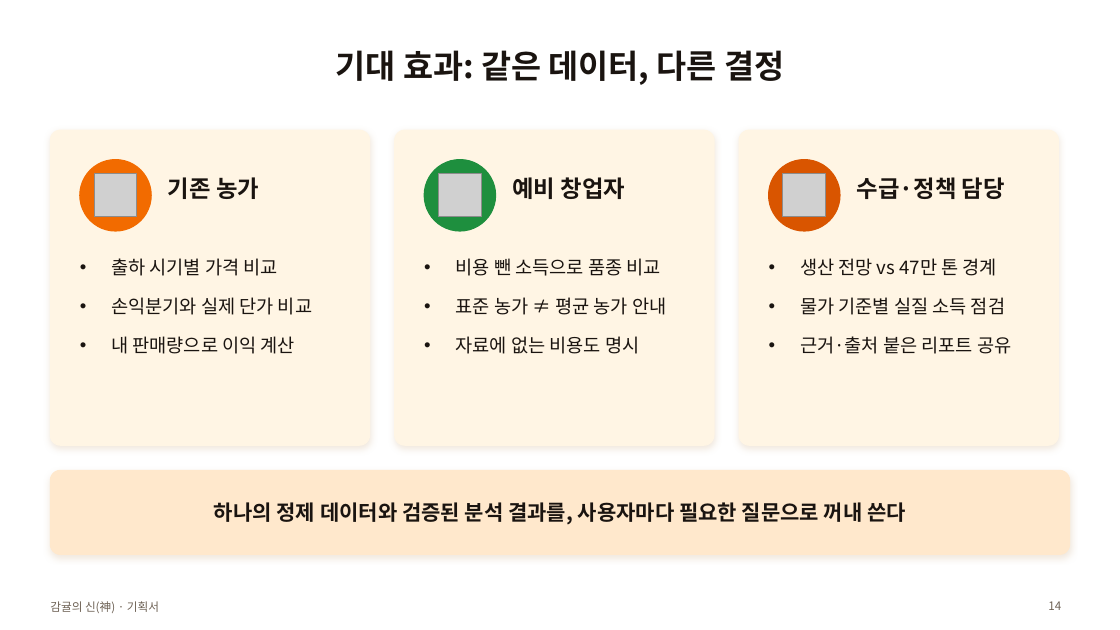
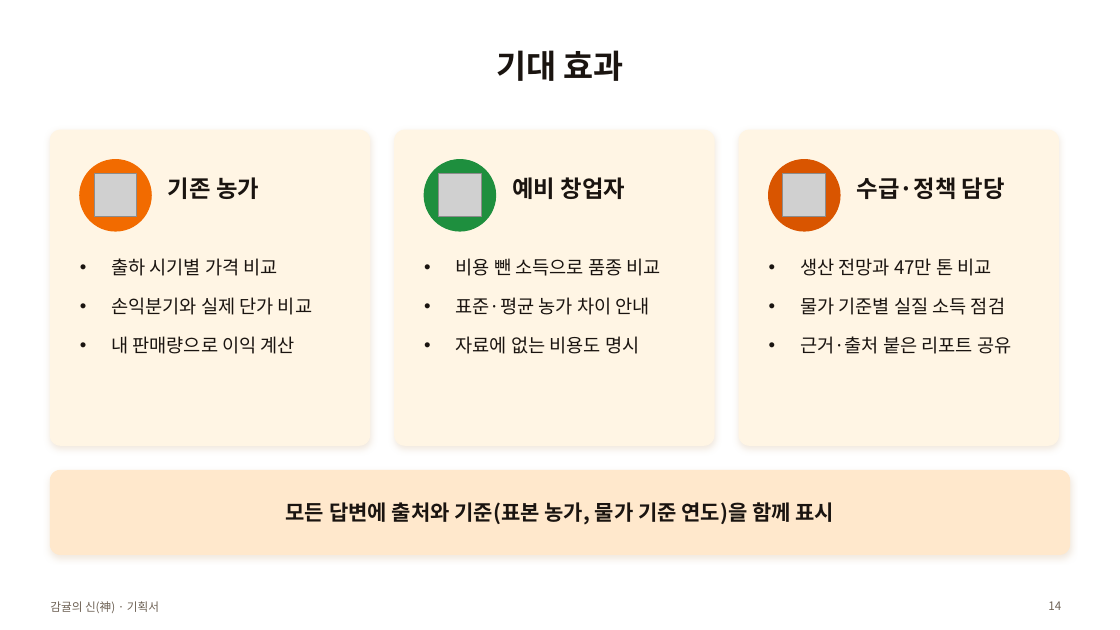
Before and after one commit to Jeju-Citrus-Analysis-Agent/Citrus-Analysis, a slide deck: slide 14 of docs/submission/00_기획서.pptx. Drawn at 1120x630 pixels with LibreOffice and Linux fonts; fonts in the diff are those of the drawing; grey boxes stand for pictures. Boxes give left, top, right and bottom in pixels: in the first picture for what was removed or moved away, otherwise in the second. Text is boxed around its words. In the diff, an @@ line names an element or a change of style, - is before the commit and + after.

```diff
--- a/docs/submission/00_기획서.pptx
+++ b/docs/submission/00_기획서.pptx
@@ title at [496, 50, 624, 81]: text changed @@
-기대 효과: 같은 데이터, 다른 결정
+기대 효과
@@ text at [800, 258, 991, 276]: text changed @@
-• 생산 전망 vs 47만 톤 경계
+• 생산 전망과 47만 톤 비교
@@ text at [456, 297, 650, 315]: text changed @@
-• 표준 농가 ≠ 평균 농가 안내
+• 표준·평균 농가 차이 안내
@@ text at [286, 502, 835, 524]: text changed @@
-하나의 정제 데이터와 검증된 분석 결과를, 사용자마다 필요한 질문으로 꺼내 쓴다
+모든 답변에 출처와 기준(표본 농가, 물가 기준 연도)을 함께 표시
```
Also in this commit, not shown: 13 other slides changed, 8 other files.
